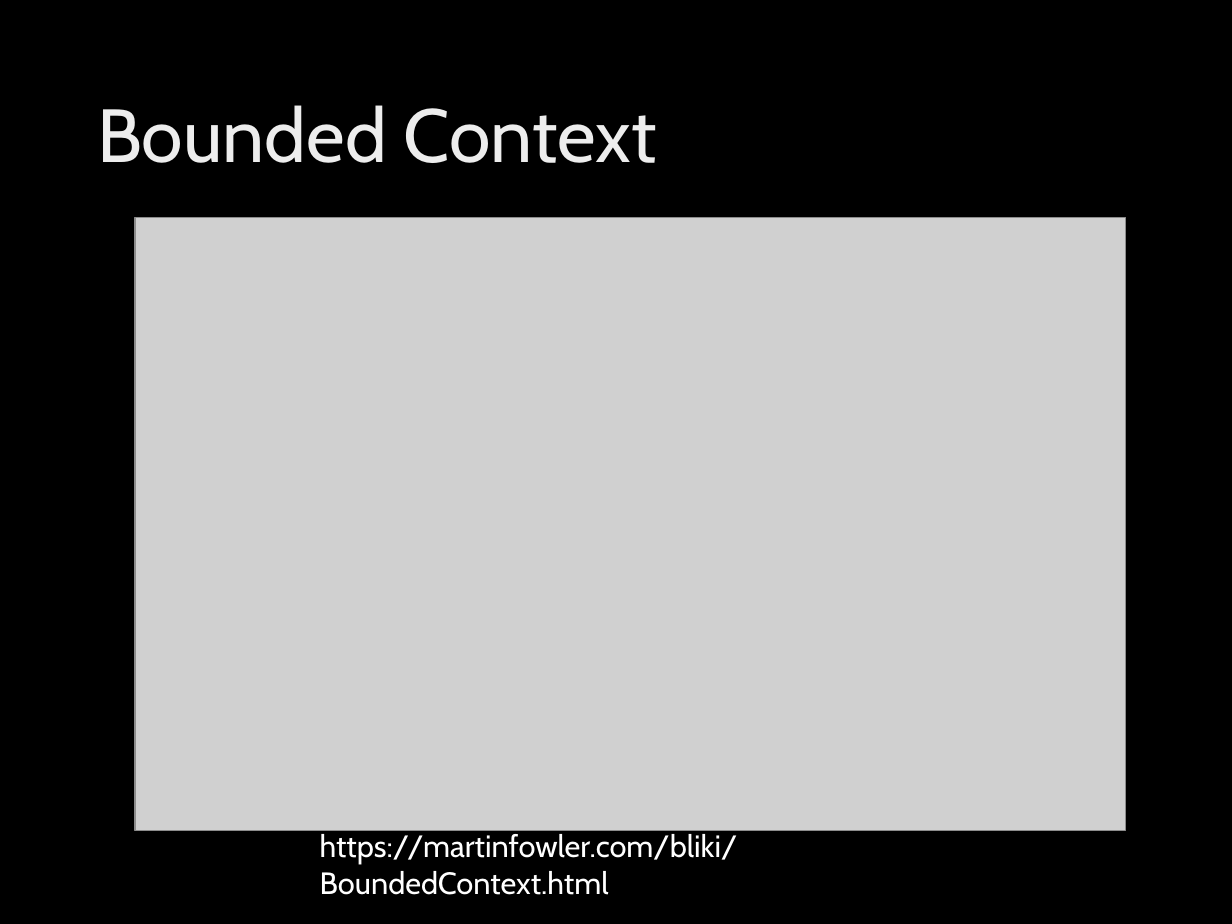
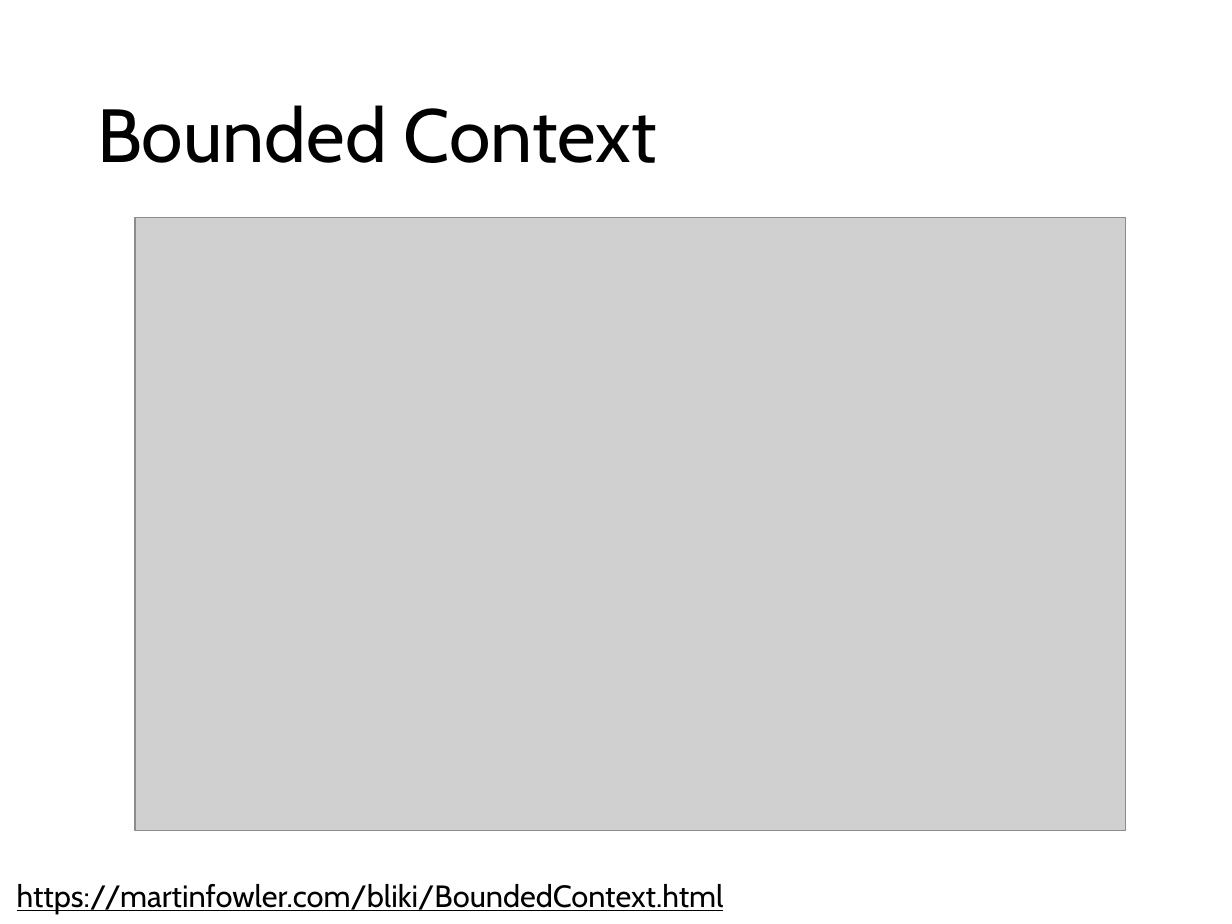
Before and after one commit to ivanpaulovich/event-sourcing-jambo, a slide deck: slide 6 of docs/Introdução ao Domain-Driven-Design (DDD).pptx (slide 13 before the commit). Drawn at 1232x924 pixels with LibreOffice and Linux fonts; fonts in the diff are those of the drawing; grey boxes stand for pictures; background and template pictures are left out. Boxes give left, top, right and bottom in pixels: in the first picture for what was removed or moved away, otherwise in the second. Text is boxed around its words. In the diff, an @@ line names an element or a change of style, - is before the commit and + after.

```diff
--- a/docs/Introdução ao Domain-Driven-Design (DDD).pptx
+++ b/docs/Introdução ao Domain-Driven-Design (DDD).pptx
@@ background picture (left out) to #FFFFFF @@
@@ title "Bounded Context" at (97,105,657,163): text colour gradient #DEDEDE to #EDEDED to #FFFFFF to #000000 @@
@@ text "https://martinfowler.com/bliki/BoundedContext.html": place and size @@
-text "https://martinfowler.com/bliki/BoundedContext.html" at (320,834,738,895)
+text "https://martinfowler.com/bliki/BoundedContext.html" at (17,884,724,914)
@@ text "https://martinfowler.com/bliki/BoundedContext.html" at (17,884,724,914): text colour #FFFFFF to #000000, underline on @@
```
Also in this commit, not shown: 24 other slides changed, 2 slides added, 2 slides removed, 2 other files.
